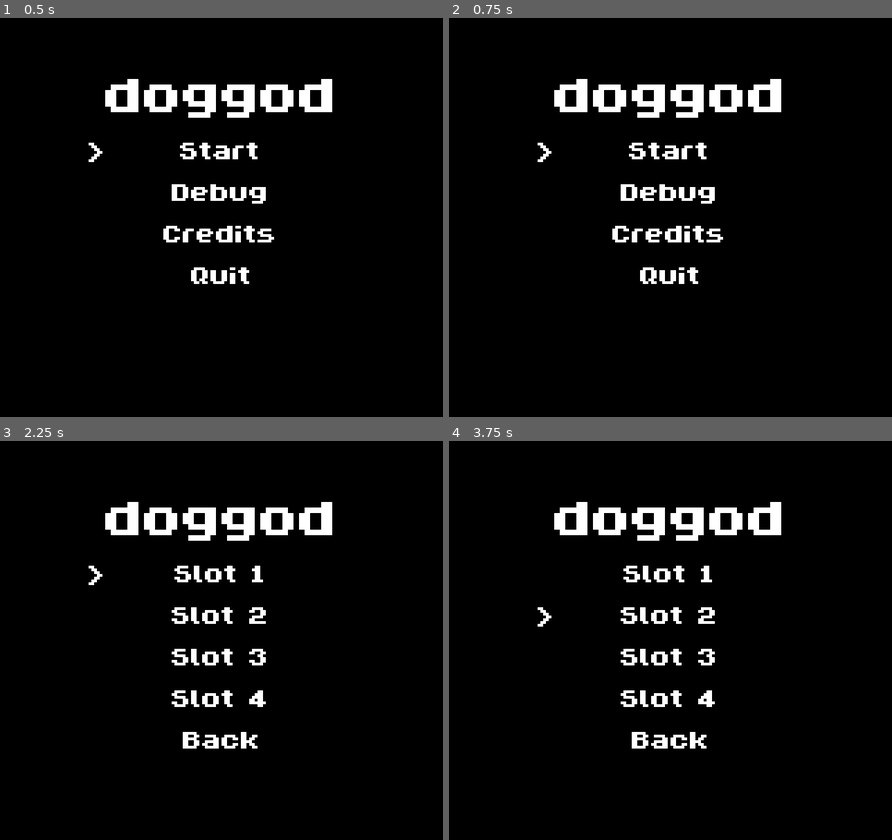
Above: before the commit, frames 1-4 (two rows, left to right).
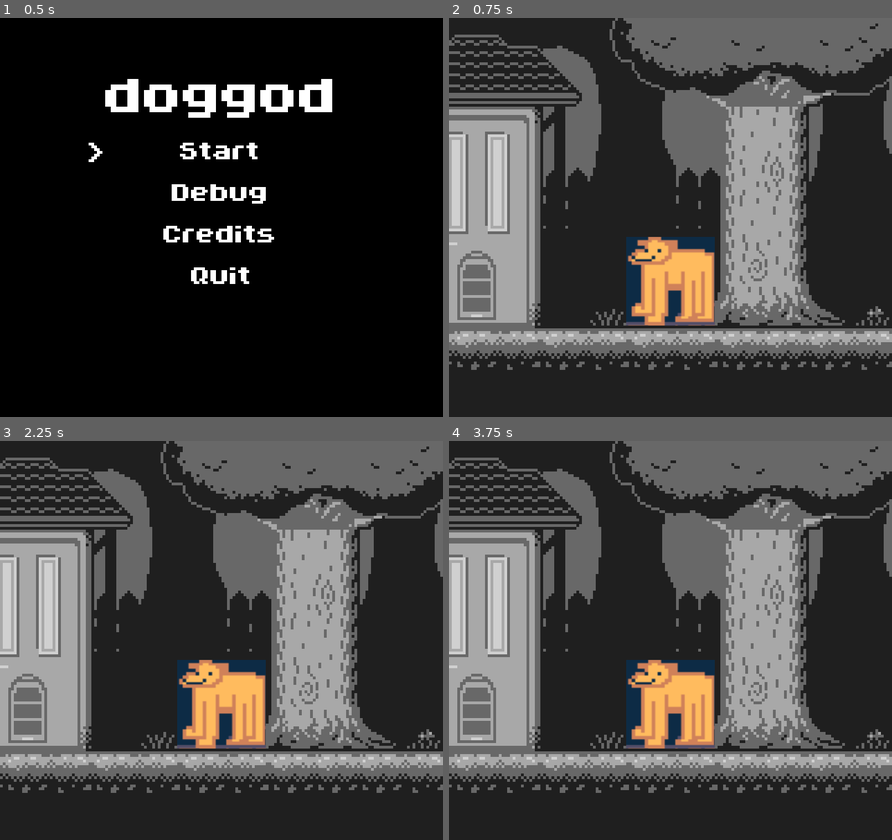
Above: after the commit, the same moments.

Repository: CookieJarCoding/dog-god
Game: Godot game, scene res://menu/main_menu.tscn
Two runs of this game, one before a commit and one after it. Both use one fixed random seed, a clock stepped at 60 frames per second and the inputs below.
Inputs (mouse positions are in pixels of both pictures, inside the frame that each line leads up to):
- Up to frame 1 (0.5 s): no input
- Up to frame 2 (0.75 s): click "Start" at 0.5 s
- Up to frame 3 (2.25 s): click (221, 572) at 1.25 s, where only the run before the commit has a clickable "Start"; click (221, 612) at 2 s, where only the run before the commit has a clickable "Debug"
- Up to frame 4 (3.75 s): click (670, 572) at 2.75 s, where only the run before the commit has a clickable "Slot 1"; click (670, 612) at 3.5 s, where only the run before the commit has a clickable "Slot 2"

Frame 1 is identical in both runs. In frame 2, 100% of the frame differs, in the area x 0-100%, y 0-100%; in frame 3, 100%; in frame 4, 100%.

Commit message:
fix: update initial scene name

Diff:
--- a/menu/menu_control.gd
+++ b/menu/menu_control.gd
@@ -13,7 +13,7 @@
 	pass
 
 func _on_start_pressed() -> void:
-	get_tree().change_scene_to_file("res://sidescroll_system/world/humanworld.tscn")
+	get_tree().change_scene_to_file("res://sidescroll_system/rooms/backyard/backyard.tscn")
 
 func _on_debug_pressed() -> void:
 	main_menu.hide()
